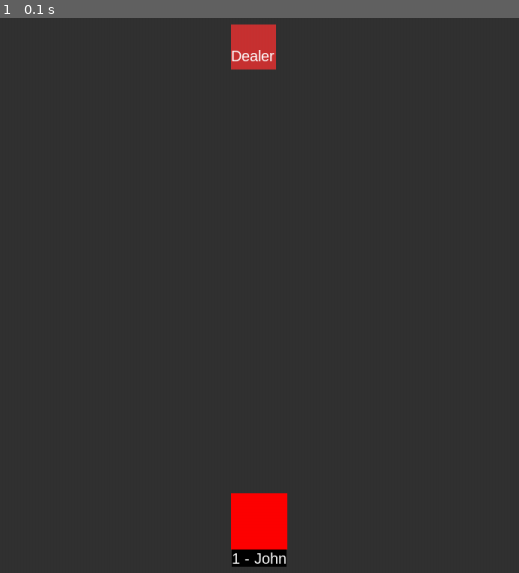
Above: before the commit, frame 1.
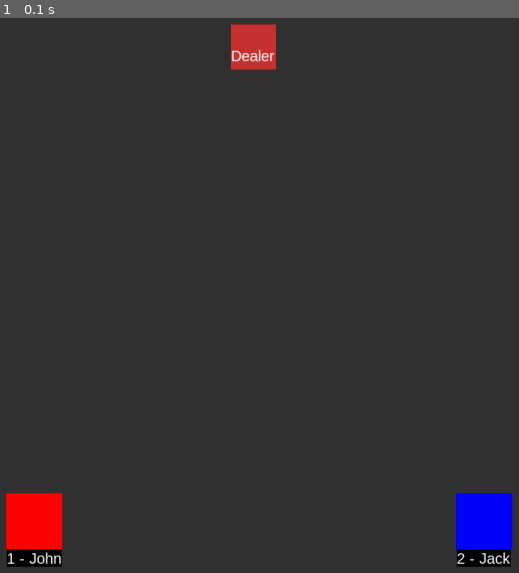
Above: after the commit, the same moment.

Repository: ekoret/blackjack-py
Game: pygame game, started from main.py
The game is run twice, just before and just after one commit, with the same random seed, the same clock (stepped at 60 frames per second) and the same inputs.
Inputs:
- Up to frame 1 (0.1 s): no input

The runs differ from the first frame. In frame 1, 4.3% of the frame differs, in the area x 1-99%, y 85-99%.

Commit message:
seat 2 players

Diff:
--- a/game.py
+++ b/game.py
@@ -66,7 +66,7 @@
     def run_game(self):
 
         john = self.add_player("John")
-        # jack = self.add_player("Jack")
+        jack = self.add_player("Jack")
 
         while (True):
             """Event Loop"""
@@ -86,10 +86,18 @@
             self.clock.tick(self.framerate)  # set the framerate
 
     def draw_players(self):
-        if (len(self.players) == 2):
+        total_players = len(self.players)
+        if (total_players == 2):
             """Draw player in center"""
             player1 = self.players[1]
             player1.draw(self.settings.screen_width // 2, (255, 0, 0))
+
+        elif (total_players == 3):
+            player1 = self.players[1]
+            player2 = self.players[2]
+            player1.draw((self.settings.screen_width // 2) // 2, (255, 0, 0))
+            player2.draw((self.settings.screen_width // 2) +
+                         (self.settings.screen_width // 2) // 2, (0, 0, 255))
 
     """Method for dealing the Blackjack game"""
 
